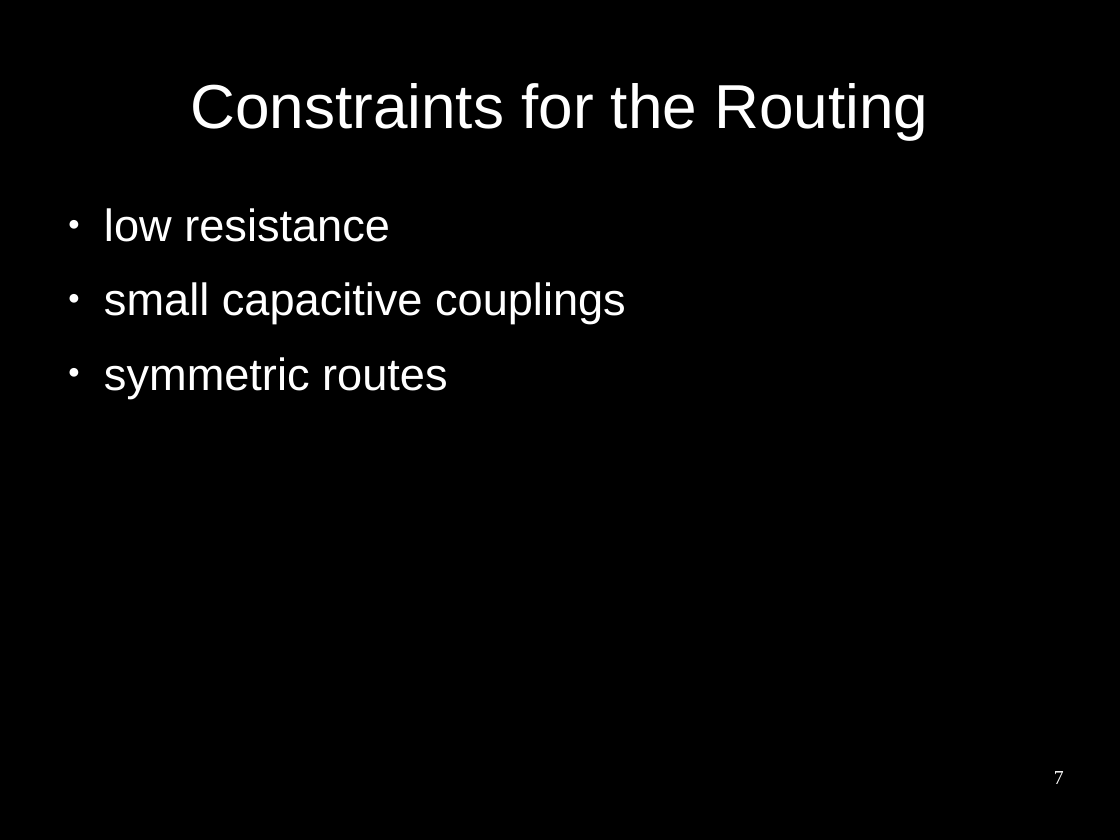
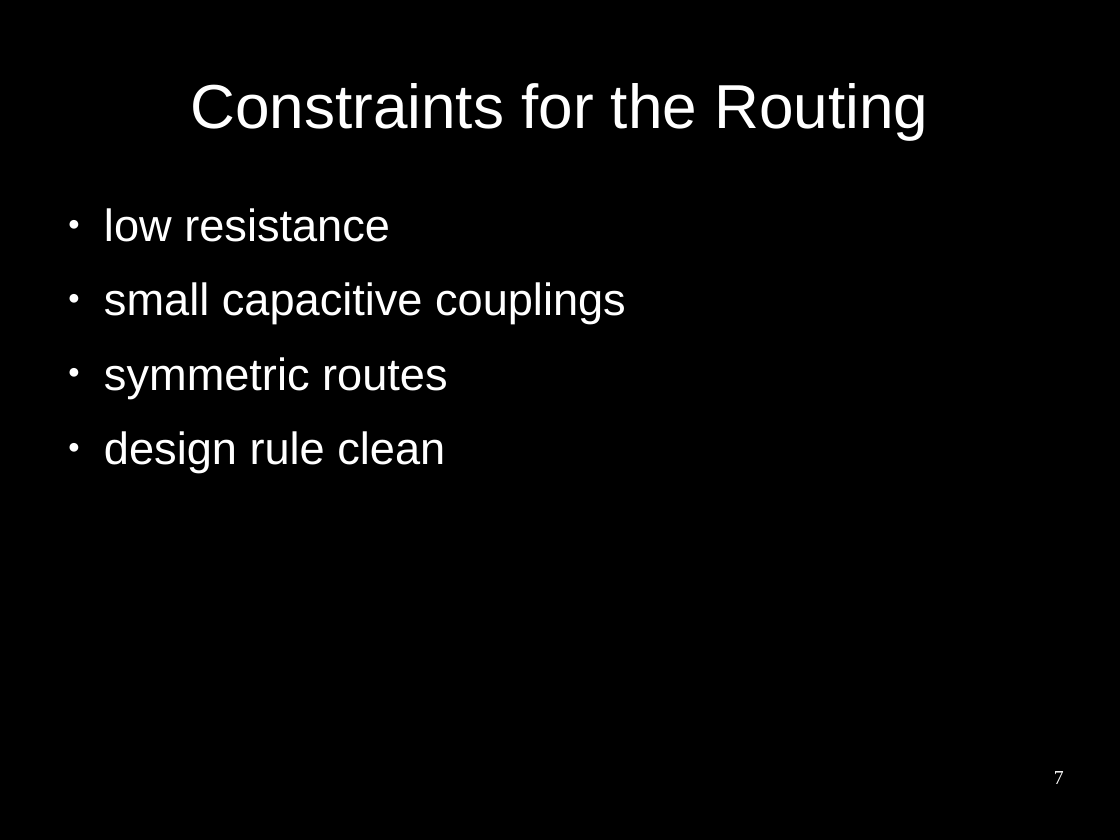
Before and after one commit to benediktibk/bachelorthesis, a slide deck: slide 7 of presentation.odp. Drawn at 1120x840 pixels with LibreOffice and Linux fonts; fonts in the diff are those of the drawing; background and template pictures are left out. Boxes give left, top, right and bottom in pixels: in the first picture for what was removed or moved away, otherwise in the second. Text is boxed around its words. In the diff, an @@ line names an element or a change of style, - is before the commit and + after.

```diff
--- a/presentation.odp
+++ b/presentation.odp
@@ text at (104, 431, 445, 472): paragraph added @@
+● design rule clean
```
Also in this commit, not shown: 16 slides added, 8 other files.
